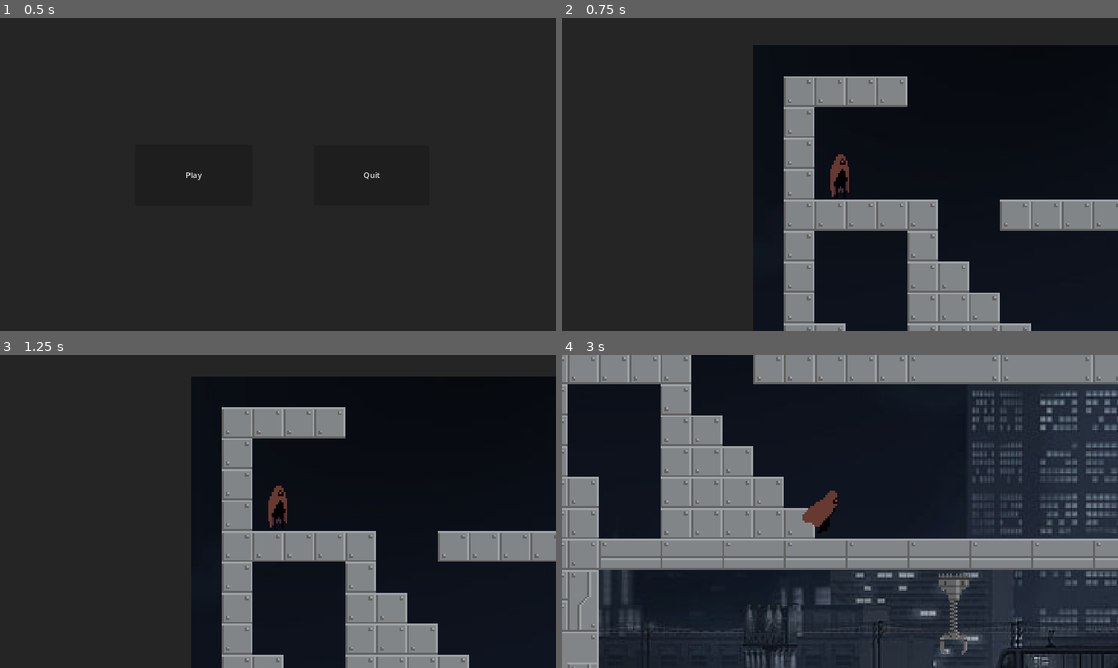
Above: before the commit, frames 1-4 (two rows, left to right).
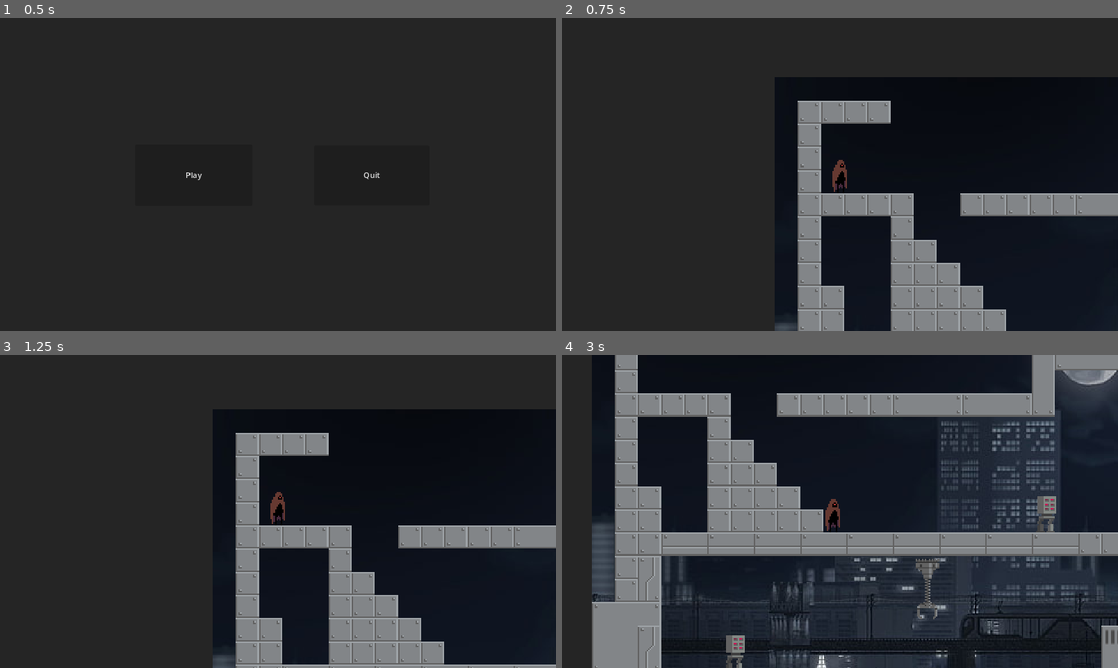
Above: after the commit, the same moments.

Repository: CWSwastik/Void-Escape
Game: Godot game, scene res://main.tscn
Same seed, same stepped clock (60 frames per second), same inputs: the game is played once before the commit and once after it.
Inputs:
- Up to frame 1 (0.5 s): no input
- Up to frame 2 (0.75 s): click "Play" at 0.5 s
- Up to frame 3 (1.25 s): no input
- Up to frame 4 (3 s): hold D (move_right) 1.28-2.78 s; tap Space (jump) at 1.52, 2.27 s; hold A (move_left) from 2.78 s (still down)

Frame 1 is identical in both runs. In frame 2, 23% of the frame differs, in the area x 34-100%, y 8-100%; in frame 3, 23%; in frame 4, 49%, in the area x 0-100%, y 0-100%.

Commit message:
Add enemies

Diff:
--- /dev/null
+++ b/Enemies/red_enemy.gd
@@ -0,0 +1,31 @@
+extends CharacterBody2D
+
+var SPEED = 50
+var gravity = ProjectSettings.get_setting("physics/2d/default_gravity")
+@onready var player = $"../../Player"
+var chase = false
+@onready var SPRITE = $AnimatedSprite2D
+
+func _on_player_detection_body_entered(body):
+	if body.name == "Player":
+		chase = true
+
+func _on_player_detection_body_exited(body):
+	if body.name == "Player":
+		chase = false
+		SPRITE.animation = "Idle"
+
+func _physics_process(delta):
+	if not is_on_floor():
+		velocity.y += gravity * delta
+
+	if chase:
+		var dir = (player.position - self.position).normalized()
+
+		SPRITE.animation = "Walk"
+		velocity.x = dir.x * SPEED
+	else:
+		velocity.x = 0
+	SPRITE.flip_h = velocity.x < 0
+
+	move_and_slide()
--- /dev/null
+++ b/Enemies/red_enemy.tscn
@@ -0,0 +1,129 @@
+[gd_scene load_steps=18 format=3 uid="uid://cqrrvpqh4h73b"]
+
+[ext_resource type="Texture2D" uid="uid://c4pv6uk8ogsjd" path="res://assets/0x72_16x16RobotTileset.v1.png" id="1_8ubp4"]
+[ext_resource type="Script" path="res://Enemies/red_enemy.gd" id="1_gkbnx"]
+
+[sub_resource type="RectangleShape2D" id="RectangleShape2D_3bhv4"]
+size = Vector2(14, 24)
+
+[sub_resource type="AtlasTexture" id="AtlasTexture_acim4"]
+atlas = ExtResource("1_8ubp4")
+region = Rect2(208, 80, 16, 32)
+
+[sub_resource type="AtlasTexture" id="AtlasTexture_yt8o6"]
+atlas = ExtResource("1_8ubp4")
+region = Rect2(224, 80, 16, 32)
+
+[sub_resource type="AtlasTexture" id="AtlasTexture_nmufx"]
+atlas = ExtResource("1_8ubp4")
+region = Rect2(240, 80, 16, 32)
+
+[sub_resource type="AtlasTexture" id="AtlasTexture_jyq18"]
+atlas = ExtResource("1_8ubp4")
+region = Rect2(256, 80, 16, 32)
+
+[sub_resource type="AtlasTexture" id="AtlasTexture_5btbl"]
+atlas = ExtResource("1_8ubp4")
+region = Rect2(288, 80, 16, 32)
+
+[sub_resource type="AtlasTexture" id="AtlasTexture_tro5r"]
+atlas = ExtResource("1_8ubp4")
+region = Rect2(304, 80, 16, 32)
+
+[sub_resource type="AtlasTexture" id="AtlasTexture_np5qg"]
+atlas = ExtResource("1_8ubp4")
+region = Rect2(320, 80, 16, 32)
+
+[sub_resource type="AtlasTexture" id="AtlasTexture_pdtde"]
+atlas = ExtResource("1_8ubp4")
+region = Rect2(336, 80, 16, 32)
+
+[sub_resource type="AtlasTexture" id="AtlasTexture_g4ulv"]
+atlas = ExtResource("1_8ubp4")
+region = Rect2(352, 80, 16, 32)
+
+[sub_resource type="AtlasTexture" id="AtlasTexture_by66l"]
+atlas = ExtResource("1_8ubp4")
+region = Rect2(368, 80, 16, 32)
+
+[sub_resource type="AtlasTexture" id="AtlasTexture_3bhv2"]
+atlas = ExtResource("1_8ubp4")
+region = Rect2(384, 80, 16, 32)
+
+[sub_resource type="AtlasTexture" id="AtlasTexture_ljukc"]
+atlas = ExtResource("1_8ubp4")
+region = Rect2(400, 80, 16, 32)
+
+[sub_resource type="SpriteFrames" id="SpriteFrames_ba452"]
+animations = [{
+"frames": [{
+"duration": 1.0,
+"texture": SubResource("AtlasTexture_acim4")
+}, {
+"duration": 1.0,
+"texture": SubResource("AtlasTexture_yt8o6")
+}, {
+"duration": 1.0,
+"texture": SubResource("AtlasTexture_nmufx")
+}, {
+"duration": 1.0,
+"texture": SubResource("AtlasTexture_jyq18")
+}],
+"loop": true,
+"name": &"Idle",
+"speed": 5.0
+}, {
+"frames": [{
+"duration": 1.0,
+"texture": SubResource("AtlasTexture_5btbl")
+}, {
+"duration": 1.0,
+"texture": SubResource("AtlasTexture_tro5r")
+}, {
+"duration": 1.0,
+"texture": SubResource("AtlasTexture_np5qg")
+}, {
+"duration": 1.0,
+"texture": SubResource("AtlasTexture_pdtde")
+}, {
+"duration": 1.0,
+"texture": SubResource("AtlasTexture_g4ulv")
+}, {
+"duration": 1.0,
+"texture": SubResource("AtlasTexture_by66l")
+}, {
+"duration": 1.0,
+"texture": SubResource("AtlasTexture_3bhv2")
+}, {
+"duration": 1.0,
+"texture": SubResource("AtlasTexture_ljukc")
+}],
+"loop": true,
+"name": &"Walk",
+"speed": 5.0
+}]
+
+[sub_resource type="CircleShape2D" id="CircleShape2D_i73po"]
+radius = 59.5189
+
+[node name="RedEnemy" type="CharacterBody2D"]
+scale = Vector2(2, 2)
+script = ExtResource("1_gkbnx")
+
+[node name="CollisionShape2D" type="CollisionShape2D" parent="."]
+position = Vector2(0, 4)
+shape = SubResource("RectangleShape2D_3bhv4")
+
+[node name="AnimatedSprite2D" type="AnimatedSprite2D" parent="."]
+sprite_frames = SubResource("SpriteFrames_ba452")
+animation = &"Idle"
+autoplay = "Idle"
+frame_progress = 0.892069
+
+[node name="PlayerDetection" type="Area2D" parent="."]
+
+[node name="CollisionShape2D" type="CollisionShape2D" parent="PlayerDetection"]
+shape = SubResource("CircleShape2D_i73po")
+
+[connection signal="body_entered" from="PlayerDetection" to="." method="_on_player_detection_body_entered"]
+[connection signal="body_exited" from="PlayerDetection" to="." method="_on_player_detection_body_exited"]
--- a/Player/player.tscn
+++ b/Player/player.tscn
@@ -7,7 +7,7 @@
 [ext_resource type="Texture2D" uid="uid://c2kynbqj6o11i" path="res://assets/player/vaga/jump-flip.png" id="4_f25ro"]
 
 [sub_resource type="RectangleShape2D" id="RectangleShape2D_wytws"]
-size = Vector2(24, 51)
+size = Vector2(24, 48)
 
 [sub_resource type="AtlasTexture" id="AtlasTexture_gh141"]
 atlas = ExtResource("2_hv02m")
@@ -148,13 +148,13 @@
 script = ExtResource("1_0jcqu")
 
 [node name="CollisionShape2D" type="CollisionShape2D" parent="."]
-position = Vector2(-1, -5.5)
+position = Vector2(-1, -5)
 shape = SubResource("RectangleShape2D_wytws")
 
 [node name="AnimatedSprite2D" type="AnimatedSprite2D" parent="."]
 position = Vector2(2, -7)
 scale = Vector2(0.663542, 0.729167)
 sprite_frames = SubResource("SpriteFrames_q3k6y")
-animation = &"Jump"
+animation = &"Idle"
 autoplay = "Idle"
-frame_progress = 0.947851
+frame_progress = 0.976826
--- a/world.tscn
+++ b/world.tscn
@@ -1,8 +1,9 @@
-[gd_scene load_steps=6 format=3 uid="uid://csgglbelb75em"]
+[gd_scene load_steps=7 format=3 uid="uid://csgglbelb75em"]
 
 [ext_resource type="Texture2D" uid="uid://cgs7f1tsxhfxn" path="res://assets/bg.jpg" id="1_glaly"]
 [ext_resource type="Texture2D" uid="uid://c4pv6uk8ogsjd" path="res://assets/0x72_16x16RobotTileset.v1.png" id="1_ve5cd"]
 [ext_resource type="PackedScene" uid="uid://dg60eb86ociip" path="res://Player/player.tscn" id="2_bfys1"]
+[ext_resource type="PackedScene" uid="uid://cqrrvpqh4h73b" path="res://Enemies/red_enemy.tscn" id="4_4hyri"]
 
 [sub_resource type="TileSetAtlasSource" id="TileSetAtlasSource_bi0l4"]
 texture = ExtResource("1_ve5cd")
@@ -1267,6 +1268,17 @@
 [node name="Camera2D" type="Camera2D" parent="Player"]
 position = Vector2(0.333336, 5.00679e-06)
 scale = Vector2(0.333333, 0.333333)
-zoom = Vector2(2, 2)
+zoom = Vector2(1.5, 1.5)
 position_smoothing_enabled = true
 position_smoothing_speed = 7.0
+
+[node name="Mobs" type="Node2D" parent="."]
+
+[node name="RedEnemy" parent="Mobs" instance=ExtResource("4_4hyri")]
+position = Vector2(628, 302)
+
+[node name="RedEnemy2" parent="Mobs" instance=ExtResource("4_4hyri")]
+position = Vector2(198, 509)
+
+[node name="RedEnemy3" parent="Mobs" instance=ExtResource("4_4hyri")]
+position = Vector2(835, 600)
